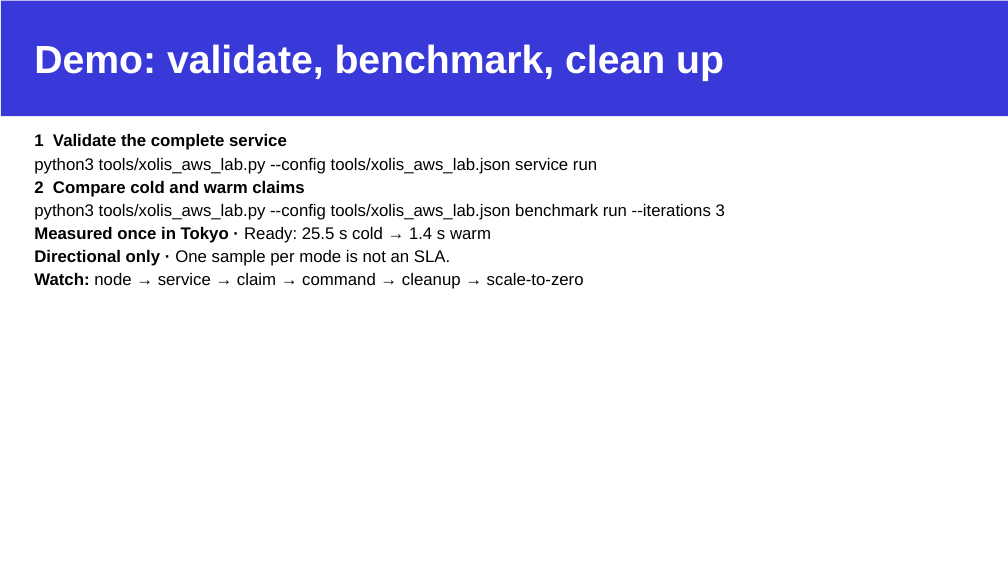
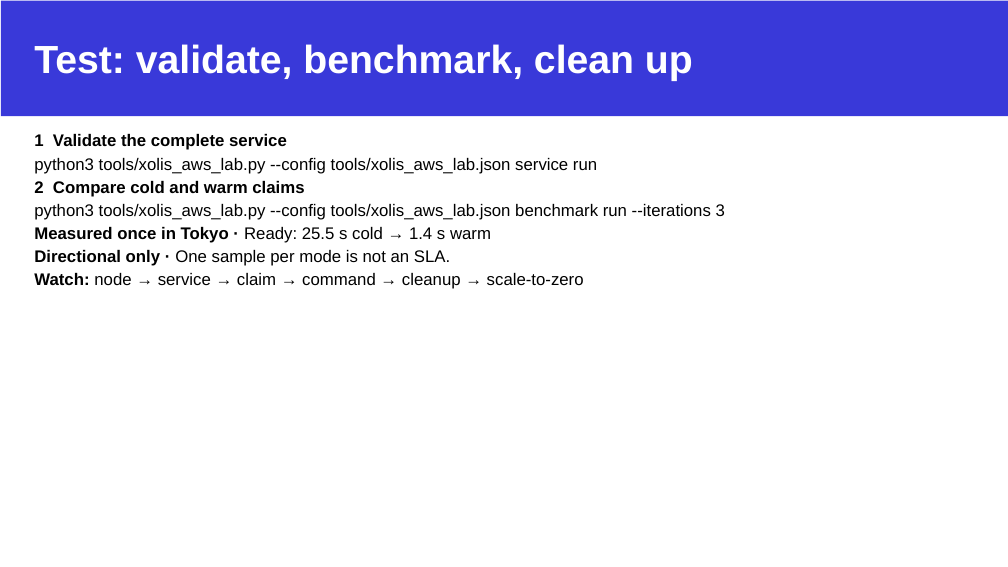
Before and after one commit to gnawux/xolis, a slide deck: slide 12 of Docs/decks/kubecon-jp-2026/Sandbox_for_Agentic_Application_with_Cloud_Native_Stack.pptx. Drawn at 1008x567 pixels with LibreOffice and Linux fonts; fonts in the diff are those of the drawing; background and template pictures are left out. Boxes give left, top, right and bottom in pixels: in the first picture for what was removed or moved away, otherwise in the second. Text is boxed around its words. In the diff, an @@ line names an element or a change of style, - is before the commit and + after.

Commit message:
docs: add Hermes demo architecture slide

```diff
--- a/Docs/decks/kubecon-jp-2026/Sandbox_for_Agentic_Application_with_Cloud_Native_Stack.pptx
+++ b/Docs/decks/kubecon-jp-2026/Sandbox_for_Agentic_Application_with_Cloud_Native_Stack.pptx
@@ title at (34,44,693,81): text changed @@
-Demo: validate, benchmark, clean up
+Test: validate, benchmark, clean up
```
Also in this commit, not shown: 1 other slide changed, 1 slide added, 1 other file.
